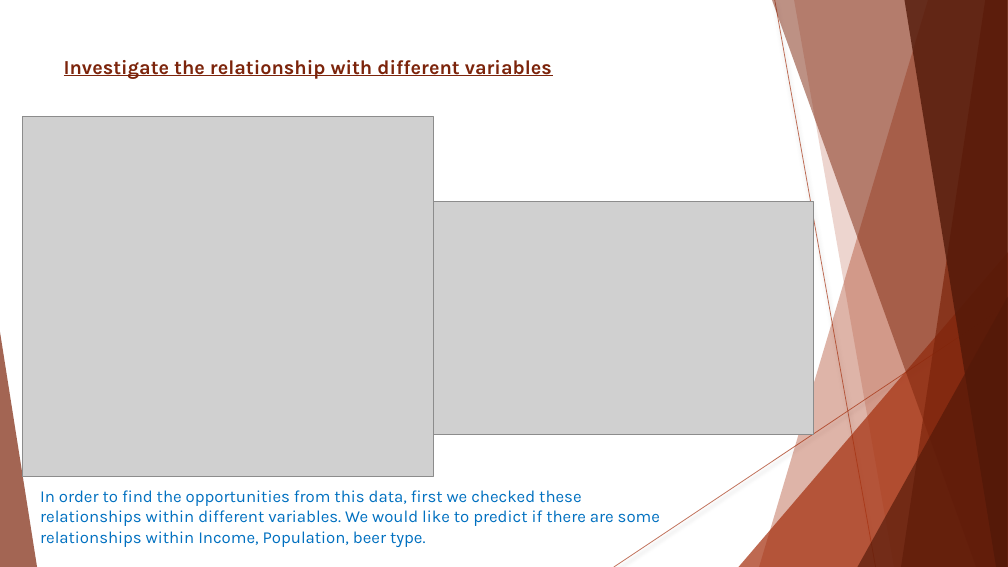
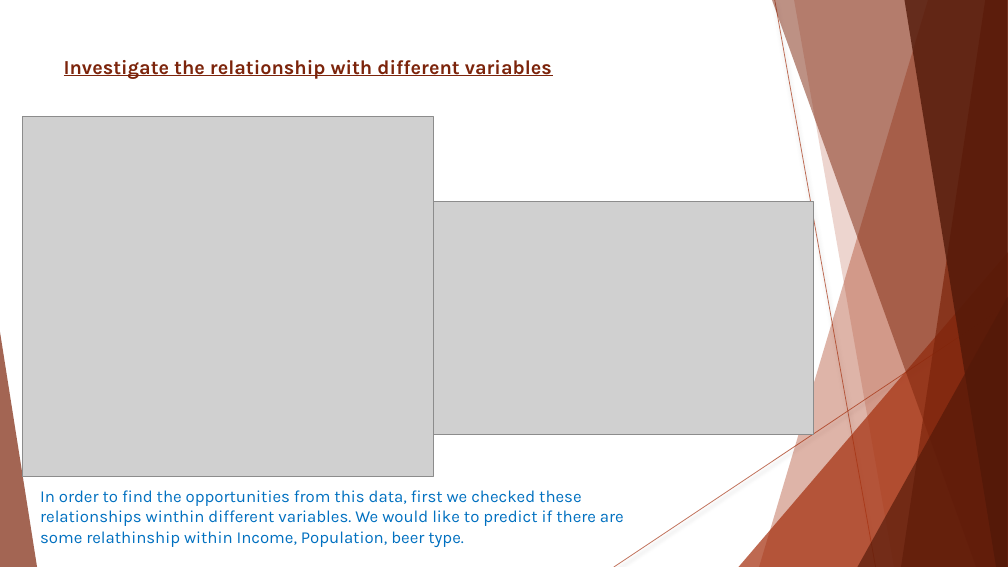
Before and after one commit to Wu-Sophia/BeerAnalysis, a slide deck: slide 14 of DataDynamos_BeerMarketingPresentation.pptx (slide 13 before the commit). Drawn at 1008x567 pixels with LibreOffice and Linux fonts; fonts in the diff are those of the drawing; grey boxes stand for pictures. Boxes give left, top, right and bottom in pixels: in the first picture for what was removed or moved away, otherwise in the second. Text is boxed around its words. In the diff, an @@ line names an element or a change of style, - is before the commit and + after.

```diff
--- a/DataDynamos_BeerMarketingPresentation.pptx
+++ b/DataDynamos_BeerMarketingPresentation.pptx
@@ text at <box>40,490,624,547</box>: text changed @@
-In order to find the opportunities from this data, first we checked these relationships within different variables. We would like to predict if there are some relationships within Income, Population, beer type.
+In order to find the opportunities from this data, first we checked these relationships winthin different variables. We would like to predict if there are some relathinship within Income, Population, beer type.
```
Also in this commit, not shown: 9 other slides changed.
